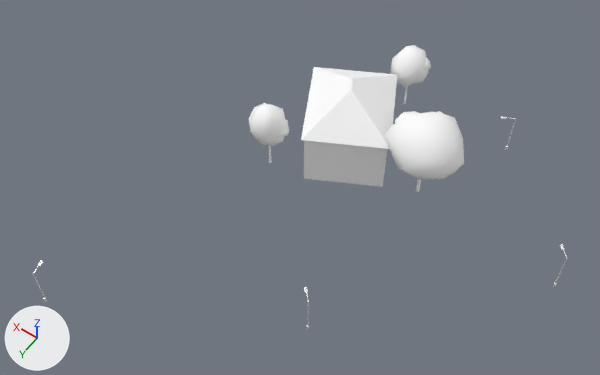
One commit to the glTF model cities/arlov-borggatan/pack/tiles/c-9_1.glb: the scene before it, then after it.
Rendered twice from a 50 mm camera at (-535.2, 133.9, 81.4) aimed at (-502.1, 87.6, 8.6). The axes (+X, +Y, +Z) are drawn at lower left. The lights are the same throughout. The picture after the commit comes second. Where no turn or scale is listed for an object, it has been applied to the vertices. Vertices at exactly the same position are counted once.

In view in the first picture: 'SM_Building_w208684057', 'SM_Street_Furniture_-9_1', 'SM_Trees_-9_1'.
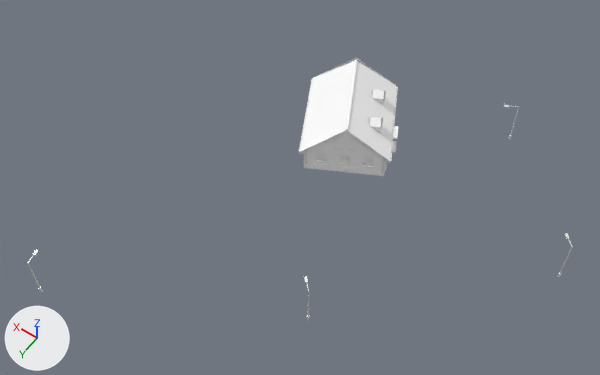
Location of each change, [x1, y1, x2, y2] in pixels of the pictures (600 x 375 px):
'SM_Building_w208684057', reshaped, moved, rescaled
    before: [301, 67, 397, 187]
    after: [299, 58, 398, 176]
'SM_Trees_-9_1', deleted
    before: [249, 45, 464, 192]
    faces in mat_m_leaf (white #ffffff): [249, 45, 464, 180]
'SM_Street_Furniture_-9_1', moved
    before: [32, 116, 568, 330]
    after: [27, 105, 573, 320]
part 1 of me_sm_building_w208684057, rebuilt
    before: [304, 140, 387, 184]
    after: [300, 61, 397, 175]
part 2 of me_sm_building_w208684057, deleted
    before: [304, 177, 383, 187]
part 3 of me_sm_building_w208684057, cut back
    before: [301, 67, 397, 149]
    after: [299, 58, 398, 176]

Diff of the bpy script that builds the scene:
```diff
--- a/cities/arlov-borggatan/pack/tiles/c-9_1.glb.py
+++ b/cities/arlov-borggatan/pack/tiles/c-9_1.glb.py
@@ me_sm_building_w208684057 @@
 # used by ob_sm_building_w208684057; location = (-499.75, 73.74, 6.47); scale = (7.89, 7.89, 7.89)
-me_sm_building_w208684057.from_pydata(...)  # 22 vertices, 22 faces; spans x -0.95..0.95, y -1.0..1.0, z -0.72..0.72
+me_sm_building_w208684057.from_pydata(...)  # 1106 vertices, 974 faces; spans x -0.96..0.96, y -1.0..1.0, z -0.48..0.48
+# me_sm_building_w208684057 part 1: the loose piece of 8 vertices spanning x -0.89..0.89, y -0.94..0.94, z -0.67..0.27 is rebuilt with 204 vertices and now spans x -0.94..0.94, y -0.99..0.99, z -0.44..0.46
+# me_sm_building_w208684057 part 2: the loose piece of 8 vertices spanning x -0.89..0.89, y -0.94..0.94, z -0.72..-0.65 is deleted
+# me_sm_building_w208684057 part 3: 6 vertices removed from x -0.95..0.95, y -1.0..1.0, z 0.24..0.72; 902 vertices added at x -0.96..0.96, y -1.0..1.0, z -0.48..0.48
 me_sm_building_w208684057.materials.append(mat_m_wall_plaster_yellow_upper)
@@ me_sm_building_w208684057 @@
 me_sm_building_w208684057.materials.append(mat_m_concrete)
+me_sm_building_w208684057.materials.append(mat_m_window_pane)  # white #ffffff
+me_sm_building_w208684057.materials.append(mat_m_fixture_metal)  # white #ffffff
+me_sm_building_w208684057.materials.append(mat_m_wall_plaster_ivory_blank)  # white #ffffff
+me_sm_building_w208684057.materials.append(mat_m_wall_wood_brown_blank)  # white #ffffff
+me_sm_building_w208684057.materials.append(mat_m_roof_metal_black)  # white #ffffff
+me_sm_building_w208684057.materials.append(mat_m_roof_tiles_red)  # white #ffffff
@@ ob_sm_building_w208684057 @@
 ob_sm_building_w208684057 = bpy.data.objects.new('SM_Building_w208684057', me_sm_building_w208684057)
-ob_sm_building_w208684057.location = (-499.75, 73.74, 6.47)
-ob_sm_building_w208684057.scale = (7.89, 7.89, 7.89)
+ob_sm_building_w208684057.location = (-499.75, 73.74, 6.74)
+ob_sm_building_w208684057.scale = (8.09, 8.09, 8.09)
@@ ob_sm_street_furniture__9_1 @@
 ob_sm_street_furniture__9_1 = bpy.data.objects.new('SM_Street_Furniture_-9_1', me_sm_street_furniture__9_1)
-ob_sm_street_furniture__9_1.location = (-507.06, 87.5, 3.84)
+ob_sm_street_furniture__9_1.location = (-507.06, 87.5, 5.91)
@@ ob_sm_trees__9_1 @@
-ob_sm_trees__9_1 = bpy.data.objects.new('SM_Trees_-9_1', me_sm_trees__9_1)
```
